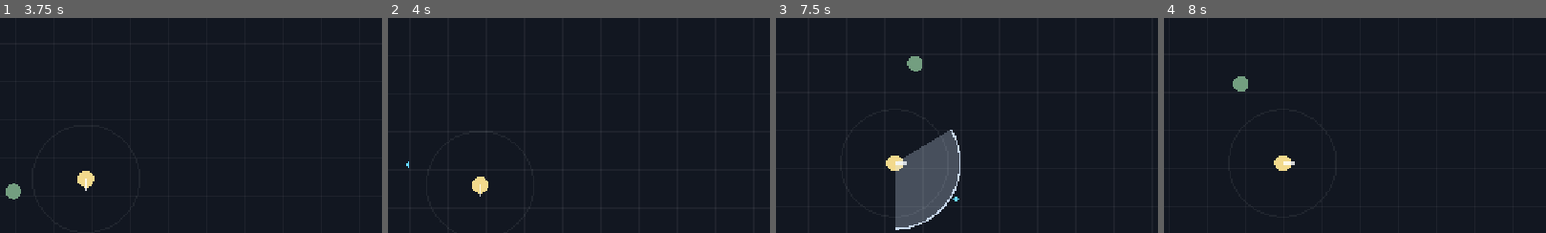
Above: before the commit, frames 1-4 (left to right).
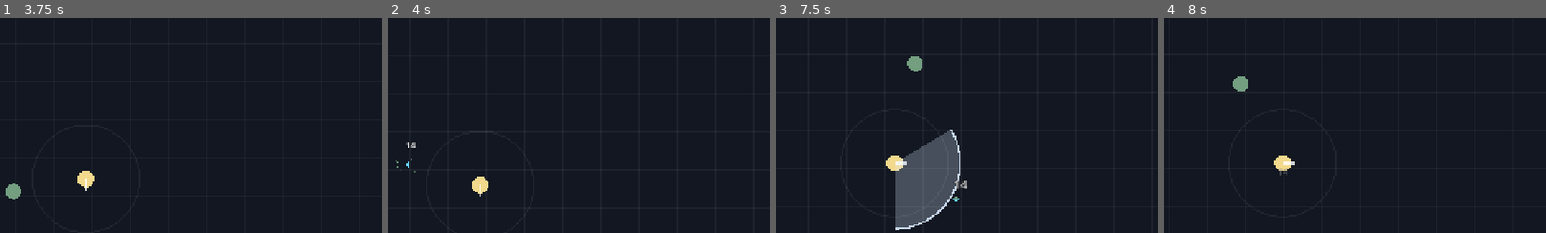
Above: after the commit, the same moments.

Repository: ZhangJunQiu-Alan/wuxian-lunhui
Game: Godot game, scene res://scenes/main.tscn
The game is run twice, just before and just after one commit, with the same random seed, the same clock (stepped at 60 frames per second) and the same inputs.
Inputs:
- Up to frame 1 (3.75 s): tap Enter at 0.5 s; hold Up (ui_up) 0.53-2.03 s; tap 1 at 0.6, 2.1, 3.6 s; tap Space at 0.77, 1.52, 3.02 s; tap 3 at 1.35, 2.85 s; hold Left (ui_left) 2.03-3.53 s; hold Down (ui_down) from 3.53 s (still down)
- Up to frame 2 (4 s): keep holding Down (ui_down); tap Space at 3.77 s
- Up to frame 3 (7.5 s): release Down (ui_down) at 4.28 s; hold Right (ui_right) 4.28-5.03 s; tap 3 at 4.35, 5.85, 7.35 s; tap Space at 4.52, 6.02, 6.77 s; hold Up (ui_up) 5.03-5.78 s; tap 1 at 5.1, 6.6 s; hold Right (ui_right) from 5.78 s (still down)
- Up to frame 4 (8 s): keep holding Right (ui_right); tap Space at 7.52 s
The pictures show only the part of the screen within x 38-88%, y 16-66%; the shares and areas given below are measured in that part.

Frame 1 is identical in both runs. In frame 2, less than 0.1% of the frame differs, in the area x 2-8%, y 57-72%; in frame 3, 0.1%, in the area x 46-50%, y 75-85%; in frame 4, less than 0.1%.

Commit message:
阶段 4：战斗反馈；素材接入准备
- FxLayer：伤害数字与死亡碎片集中在一个节点绘制，同屏数百个也不卡；暴击显示为金色大字
- 击退：太刀、子弹、落雷、羽刃都会击退敌人，越重的敌人越难推动
- 受击闪白并略微放大；精英怪死亡时镜头震动；玩家受伤时红屏闪烁和小幅震屏
- 次元斩与二天一流的伤害显示为暴击
- SpriteVisual：按约定文件名自动加载素材（.tres 动画优先，其次 .png），找不到则使用占位图形
- 建立 assets 目录结构、授权台账，配置 Git LFS 管理图片、音频、源文件
- docs/美术素材规范.md：素材管线、像素风规格、命名与接入方式、来源与授权、工具

Co-Authored-By: Claude Opus 5.5 <noreply@anthropic.com>

Diff:
--- /dev/null
+++ b/scripts/effects/fx_layer.gd
@@ -0,0 +1,80 @@
+class_name FxLayer
+extends Node2D
+## 战斗反馈特效层：伤害数字、死亡碎片
+## 所有数字和碎片都在这一个节点里统一绘制，比每个数字各建一个 Label 节点快得多，
+## 同屏几百个也不卡。任何地方都可以直接调用 FxLayer.damage_number(...) / FxLayer.burst(...)
+
+const MAX_NUMBERS := 150     # 同屏数字上限，超过就丢掉最旧的
+const MAX_PARTICLES := 800
+const NUMBER_LIFE := 0.6
+const NUMBER_RISE := 45.0    # 数字每秒上浮多少像素
+const PARTICLE_LIFE := 0.45
+
+static var instance: FxLayer
+
+var _numbers := []    # 每项是字典：pos, text, life, crit
+var _particles := []  # 每项是字典：pos, vel, life, color, size
+var _font: Font
+
+
+static func damage_number(pos: Vector2, amount: float, crit: bool = false) -> void:
+	if instance == null:
+		return
+	if instance._numbers.size() >= MAX_NUMBERS:
+		instance._numbers.pop_front()
+	instance._numbers.append({"pos": pos, "text": str(maxi(1, roundi(amount))), "life": NUMBER_LIFE, "crit": crit})
+
+
+## 在 pos 处炸出 count 个小碎片
+static func burst(pos: Vector2, color: Color, count: int, speed: float = 160.0, size: float = 3.0) -> void:
+	if instance == null:
+		return
+	for i in count:
+		if instance._particles.size() >= MAX_PARTICLES:
+			return
+		var vel := Vector2.from_angle(randf() * TAU) * speed * randf_range(0.4, 1.0)
+		instance._particles.append({"pos": pos, "vel": vel, "life": PARTICLE_LIFE * randf_range(0.6, 1.0), "color": color, "size": size})
+
+
+func _ready() -> void:
+	instance = self
+	z_index = 30  # 画在敌人和技能特效上面
+	_font = ThemeDB.fallback_font
+
+
+func _exit_tree() -> void:
+	if instance == self:
+		instance = null
+
+
+func _process(delta: float) -> void:
+	for n in _numbers:
+		n.life -= delta
+		n.pos += Vector2(0, -NUMBER_RISE * delta)
+	_numbers = _numbers.filter(func(n: Dictionary) -> bool: return n.life > 0.0)
+
+	var damping := exp(-6.0 * delta)  # 碎片逐渐减速
+	for p in _particles:
+		p.life -= delta
+		p.pos += p.vel * delta
+		p.vel *= damping
+	_particles = _particles.filter(func(p: Dictionary) -> bool: return p.life > 0.0)
+
+	queue_redraw()
+
+
+func _draw() -> void:
+	for p in _particles:
+		var s: float = p.size * (p.life / PARTICLE_LIFE + 0.3)
+		draw_rect(Rect2(p.pos - Vector2(s, s) * 0.5, Vector2(s, s)), Color(p.color, minf(1.0, p.life / PARTICLE_LIFE * 2.0)))
+
+	for n in _numbers:
+		var t: float = n.life / NUMBER_LIFE                  # 1 → 0
+		var pop := 1.0 + 0.4 * maxf(0.0, t - 0.8) / 0.2      # 刚出现时放大一下再缩回
+		var font_size := int((22.0 if n.crit else 15.0) * pop)
+		var color := Color(1.0, 0.82, 0.3) if n.crit else Color(1, 1, 1)
+		color.a = minf(1.0, t * 2.5)
+		var width := _font.get_string_size(n.text, HORIZONTAL_ALIGNMENT_LEFT, -1, font_size).x
+		var at: Vector2 = n.pos - Vector2(width * 0.5, 0)
+		draw_string_outline(_font, at, n.text, HORIZONTAL_ALIGNMENT_LEFT, -1, font_size, 4, Color(0, 0, 0, color.a * 0.8))
+		draw_string(_font, at, n.text, HORIZONTAL_ALIGNMENT_LEFT, -1, font_size, color)
--- a/scripts/entities/enemy.gd
+++ b/scripts/entities/enemy.gd
@@ -5,11 +5,14 @@
 signal killed(enemy: Enemy)
 
 const GRID_CELL := 48.0  # 推挤用的网格大小，要不小于两个普通敌人的半径之和
+const KNOCKBACK_DECAY := 10.0  # 击退速度衰减，越大停得越快
+const SPRITE_DIR := "res://assets/sprites/enemies/"
 
 ## 网格坐标 -> 该格里的敌人。每个物理帧由 game.gd 重建一次，
 ## 这样每个敌人只需要检查周围 9 个格子，而不是所有敌人
 static var _grid := {}
 
+var type_id := ""
 var display_name := ""
 var behavior := "chase"
 var max_hp := 20.0
@@ -31,6 +34,8 @@
 
 var _flash_time := 0.0
 var _frozen_time := 0.0  # 被定住的剩余时间（次元斩、时间暂停）
+var _knockback := Vector2.ZERO
+var _sprite: Node2D  # 有素材时的图片节点，没有素材时为 null，用占位图形
 var _dead := false
 
 
@@ -46,15 +51,19 @@
 
 
 ## 对一个圆形范围内的所有敌人造成伤害（落雷、火焰等范围技能共用）
-static func damage_in_radius(tree: SceneTree, center: Vector2, radius: float, amount: float) -> void:
+## knockback 是把敌人从中心向外推开的力度
+static func damage_in_radius(tree: SceneTree, center: Vector2, radius: float, amount: float, knockback: float = 0.0) -> void:
 	for node in tree.get_nodes_in_group("enemies"):
 		var enemy := node as Enemy
-		if enemy.global_position.distance_to(center) <= radius + enemy.radius:
-			enemy.take_damage(amount)
-
-
-## 用数据表里的一行来初始化。hp_scale 让后期的怪更肉，elite 表示精英怪
-func setup(data: Dictionary, hp_scale: float, elite: bool = false) -> void:
+		var offset := enemy.global_position - center
+		if offset.length() <= radius + enemy.radius:
+			enemy.take_damage(amount, offset.normalized() * knockback)
+
+
+## 用 EnemyDB 里的数据初始化。hp_scale 让后期的怪更肉，elite 表示精英怪
+func setup(id: String, hp_scale: float, elite: bool = false) -> void:
+	var data: Dictionary = EnemyDB.ALL[id]
+	type_id = id
 	display_name = data.name
 	behavior = data.get("behavior", "chase")
 	max_hp = data.hp * hp_scale
@@ -93,6 +102,11 @@
 	shape.shape = circle
 	add_child(shape)
 
+	# 素材放在 assets/sprites/enemies/<敌人 id>.png（或 .tres 动画）就会自动使用
+	_sprite = SpriteVisual.create(SPRITE_DIR + type_id, radius * 2.6)
+	if _sprite:
+		add_child(_sprite)
+
 
 func _physics_process(delta: float) -> void:
 	if _flash_time > 0.0:
@@ -113,7 +127,10 @@
 	var move := dir
 	if behavior == "ranged":
 		move = _ranged_move(dir, dist, delta)
-	position += move * speed * delta + _separation()
+	position += move * speed * delta + _knockback * delta + _separation()
+	_knockback *= exp(-KNOCKBACK_DECAY * delta)
+	if _sprite and dir.x != 0.0:
+		_sprite.set("flip_h", dir.x < 0.0)  # 素材默认朝右，往左走时翻转
 
 	if dist < radius + Player.RADIUS:
 		target.take_damage(contact_damage)
@@ -157,12 +174,15 @@
 	queue_redraw()
 
 
-func take_damage(amount: float) -> void:
+## knockback 是击退方向乘以力度；crit 为 true 时伤害数字显示为金色大字
+func take_damage(amount: float, knockback: Vector2 = Vector2.ZERO, crit: bool = false) -> void:
 	if _dead:
 		return
 	hp -= amount
+	_knockback += knockback / mass  # 越重越难击退
 	_flash_time = 0.08
 	queue_redraw()
+	FxLayer.damage_number(global_position + Vector2(randf_range(-8, 8), -radius - 4), amount, crit)
 	if hp <= 0.0:
 		_die()
 
@@ -176,18 +196,26 @@
 	gem.position = position
 	# 在物理回调中不能直接加碰撞体相关节点，所以用 call_deferred 延迟到帧末
 	get_parent().call_deferred("add_child", gem)
+	FxLayer.burst(global_position, color, 30 if is_elite else 8, 220.0 if is_elite else 150.0)
+	if is_elite:
+		target.shake(6.0, 0.2)
 	killed.emit(self)
 	queue_free()
 
 
 func _draw() -> void:
-	var c := color
+	var tint := Color.WHITE
 	if _flash_time > 0.0:
-		c = Color.WHITE
+		tint = Color(3, 3, 3)  # 受击闪白
 	elif _frozen_time > 0.0:
-		c = color.lerp(Color(0.6, 0.7, 1.0), 0.5)  # 被定住时偏蓝
+		tint = Color(0.6, 0.75, 1.3)  # 被定住时偏蓝
+	var pop := 1.0 + 0.15 * _flash_time / 0.08  # 受击时略微放大
 	if is_elite:
-		draw_circle(Vector2.ZERO, radius + 4.0, Color(1.0, 0.8, 0.3, 0.9))  # 精英怪带金边
-	draw_circle(Vector2.ZERO, radius, c)
+		draw_circle(Vector2.ZERO, radius * pop + 4.0, Color(1.0, 0.8, 0.3, 0.9))  # 精英怪带金边
+
+	if _sprite:
+		_sprite.modulate = tint
+		return
+	draw_circle(Vector2.ZERO, radius * pop, color * tint if _flash_time <= 0.0 else Color.WHITE)
 	if behavior == "ranged":
 		draw_circle(Vector2.ZERO, radius * 0.45, Color(1, 1, 1, 0.8))  # 远程敌人中间有个亮核
--- a/scripts/entities/player.gd
+++ b/scripts/entities/player.gd
@@ -9,6 +9,8 @@
 signal ult_changed(energy: float, cost: float)
 
 const CHARACTER_NAME := "宫本武藏"  # 角色系统做好之前，先固定为宫本武藏
+const SPRITE_PATH := "res://assets/sprites/characters/musashi"  # 放 musashi.png 或 musashi.tres 即可替换占位图形
+const SPRITE_HEIGHT := 48.0
 const RADIUS := 14.0
 const INVINCIBLE_DURATION := 0.5  # 受伤后的无敌时间，防止一瞬间被怪群秒杀
 
@@ -47,6 +49,7 @@
 
 var _invincible_time := 0.0
 var _camera: Camera2D
+var _sprite: Node2D
 var _shake_strength := 0.0
 var _shake_time := 0.0
 
@@ -63,6 +66,10 @@
 	_camera = Camera2D.new()
 	_camera.position_smoothing_enabled = true
 	add_child(_camera)
+
+	_sprite = SpriteVisual.create(SPRITE_PATH, SPRITE_HEIGHT)
+	if _sprite:
+		add_child(_sprite)
 
 	katana = Katana.new()  # 初始武器：太刀
 	add_child(katana)
@@ -131,6 +138,7 @@
 	if randf() < dodge_chance:
 		return
 	hp = maxf(0.0, hp - amount)
+	shake(4.0, 0.15)
 	hp_changed.emit(hp, max_hp)
 	if hp <= 0.0:
 		is_dead = true
@@ -153,9 +161,14 @@
 
 
 func _draw() -> void:
-	var color := Color(0.95, 0.85, 0.55)
-	if _invincible_time > 0.0 and int(_invincible_time * 20.0) % 2 == 0:
-		color = Color(1, 0.4, 0.4)  # 受伤闪烁
+	var hurt_blink := _invincible_time > 0.0 and int(_invincible_time * 20.0) % 2 == 0
+	if _sprite:
+		_sprite.modulate = Color(1, 0.4, 0.4) if hurt_blink else Color.WHITE
+		if facing.x != 0.0:
+			_sprite.set("flip_h", facing.x < 0.0)
+		draw_arc(Vector2.ZERO, pickup_radius, 0.0, TAU, 48, Color(1, 1, 1, 0.06))
+		return
+	var color := Color(1, 0.4, 0.4) if hurt_blink else Color(0.95, 0.85, 0.55)  # 受伤闪烁
 	draw_circle(Vector2.ZERO, RADIUS, color)
 	draw_line(Vector2.ZERO, facing * (RADIUS + 6.0), Color(1, 1, 1, 0.8), 3.0)  # 朝向指示
 	draw_arc(Vector2.ZERO, pickup_radius, 0.0, TAU, 48, Color(1, 1, 1, 0.06))
--- /dev/null
+++ b/scripts/entities/sprite_visual.gd
@@ -0,0 +1,32 @@
+class_name SpriteVisual
+## 素材接入：按约定的路径找图片，找到就用图片代替占位图形，找不到就继续用占位图形
+##
+## 约定：给出不带扩展名的路径，例如 res://assets/sprites/enemies/draugr，会依次查找
+##   draugr.tres  序列帧动画（SpriteFrames），自动播放 "move" 动画，没有就播放 "default"
+##   draugr.png   静态图片
+## 所以美术只要把文件按名字放进对应文件夹，不需要改任何代码
+
+const EXTENSIONS := [".tres", ".png", ".webp"]
+
+
+## 创建图片节点，并按 height 自动缩放（让图片高度等于 height 像素）。找不到素材返回 null
+static func create(base_path: String, height: float) -> Node2D:
+	for ext in EXTENSIONS:
+		var path: String = base_path + ext
+		if not ResourceLoader.exists(path):
+			continue
+		var res := load(path)
+		if res is SpriteFrames:
+			var frames := res as SpriteFrames
+			var anim_name := &"move" if frames.has_animation(&"move") else &"default"
+			var anim := AnimatedSprite2D.new()
+			anim.sprite_frames = frames
+			anim.play(anim_name)
+			anim.scale = Vector2.ONE * height / frames.get_frame_texture(anim_name, 0).get_height()
+			return anim
+		if res is Texture2D:
+			var sprite := Sprite2D.new()
+			sprite.texture = res
+			sprite.scale = Vector2.ONE * height / sprite.texture.get_height()
+			return sprite
+	return null
--- a/scripts/game.gd
+++ b/scripts/game.gd
@@ -20,6 +20,8 @@
 
 
 func _ready() -> void:
+	add_child(FxLayer.new())  # 伤害数字和碎片特效
+
 	player = Player.new()
 	add_child(player)
 	player.died.connect(_on_player_died)
@@ -110,7 +112,7 @@
 
 func _spawn_enemy(type_id: String, pos: Vector2, elite: bool = false) -> Enemy:
 	var enemy := Enemy.new()
-	enemy.setup(EnemyDB.ALL[type_id], 1.0 + elapsed / level_data.hp_growth, elite)
+	enemy.setup(type_id, 1.0 + elapsed / level_data.hp_growth, elite)
 	enemy.target = player
 	enemy.position = pos
 	enemy.killed.connect(_on_enemy_killed)
--- a/scripts/skills/feather_orbit.gd
+++ b/scripts/skills/feather_orbit.gd
@@ -36,7 +36,7 @@
 			if _time - _last_hit.get(id, -INF) < HIT_COOLDOWN:
 				continue
 			_last_hit[id] = _time
-			enemy.take_damage(dmg)
+			enemy.take_damage(dmg, (enemy.global_position - global_position).normalized() * 120.0)
 
 	if _last_hit.size() > 300:  # 清理早已过期的记录，避免越存越多
 		for id in _last_hit.keys():
--- a/scripts/skills/lightning_strike.gd
+++ b/scripts/skills/lightning_strike.gd
@@ -37,7 +37,7 @@
 
 func _strike(pos: Vector2) -> void:
 	var dmg := damage * player.damage_mult
-	Enemy.damage_in_radius(get_tree(), pos, BLAST_RADIUS, dmg)
+	Enemy.damage_in_radius(get_tree(), pos, BLAST_RADIUS, dmg, 180.0)
 	var sky := pos + Vector2(randf_range(-40.0, 40.0), -420.0)
 	LightningFx.spawn(get_tree().current_scene, sky, pos, BLAST_RADIUS)
 
--- a/scripts/ui/hud.gd
+++ b/scripts/ui/hud.gd
@@ -11,12 +11,21 @@
 var _ult_bar: ProgressBar
 var _ult_label: Label
 var _announce: Label
+var _hurt_flash: ColorRect
+var _last_hp := -1.0
 var _game_over: Control
 var _result_label: Label
 
 
 func _ready() -> void:
 	process_mode = Node.PROCESS_MODE_ALWAYS  # 游戏暂停时界面仍然可以点击
+
+	# 受伤时整个屏幕闪一下红色
+	_hurt_flash = ColorRect.new()
+	_hurt_flash.color = Color(0.8, 0.0, 0.0, 0.0)
+	_hurt_flash.set_anchors_and_offsets_preset(Control.PRESET_FULL_RECT)
+	_hurt_flash.mouse_filter = Control.MOUSE_FILTER_IGNORE
+	add_child(_hurt_flash)
 
 	_xp_bar = ProgressBar.new()
 	_xp_bar.show_percentage = false
@@ -87,6 +96,10 @@
 func set_hp(hp: float, max_hp: float) -> void:
 	_hp_bar.max_value = max_hp
 	_hp_bar.value = hp
+	if hp < _last_hp - 0.5:  # 回血不闪，只有掉血才闪
+		_hurt_flash.color.a = 0.25
+		create_tween().tween_property(_hurt_flash, "color:a", 0.0, 0.3)
+	_last_hp = hp
 
 
 func set_xp(xp: float, xp_to_next: int, level: int) -> void:
--- a/scripts/ultimates/dimension_slash.gd
+++ b/scripts/ultimates/dimension_slash.gd
@@ -52,7 +52,7 @@
 	_burst_done = true
 	var dmg := DAMAGE * player.damage_mult
 	for enemy in _enemies_on_screen():
-		enemy.take_damage(dmg)
+		enemy.take_damage(dmg, Vector2.ZERO, true)
 	player.shake(12.0, 0.35)
 
 
--- a/scripts/weapons/katana.gd
+++ b/scripts/weapons/katana.gd
@@ -4,6 +4,7 @@
 
 const SLASH_DURATION := 0.15
 const HALF_ARC := 1.05  # 扇形半角（弧度），约 60°，整个扇形 120°
+const KNOCKBACK := 260.0
 
 var damage := 14.0
 var cooldown := 1.0
@@ -56,7 +57,7 @@
 			continue
 		for dir in _slash_dirs:
 			if absf(dir.angle_to(offset)) <= HALF_ARC:
-				enemy.take_damage(dmg)
+				enemy.take_damage(dmg, offset.normalized() * KNOCKBACK, _niten)
 				break
 
 
--- a/scripts/weapons/projectile.gd
+++ b/scripts/weapons/projectile.gd
@@ -33,7 +33,7 @@
 	var enemy := area as Enemy
 	if enemy == null or pierce <= 0:
 		return
-	enemy.take_damage(damage)
+	enemy.take_damage(damage, direction * 120.0)
 	pierce -= 1
 	if pierce <= 0:
 		queue_free()
Not shown, added: scripts/effects/fx_layer.gd.uid
Not shown, added: scripts/entities/sprite_visual.gd.uid
Not shown, added: assets/LICENSES.md
Not shown, added: assets/audio/music/.gitkeep
Not shown, added: assets/audio/sfx/.gitkeep
Not shown, added: assets/fonts/.gitkeep
Not shown, added: assets/source/.gitkeep
Not shown, added: assets/sprites/bosses/.gitkeep
Not shown, added: assets/sprites/characters/.gitkeep
Not shown, added: assets/sprites/effects/.gitkeep
Not shown, added: assets/sprites/enemies/.gitkeep
Not shown, added: assets/sprites/ui/.gitkeep
(and 2 more such lines)
